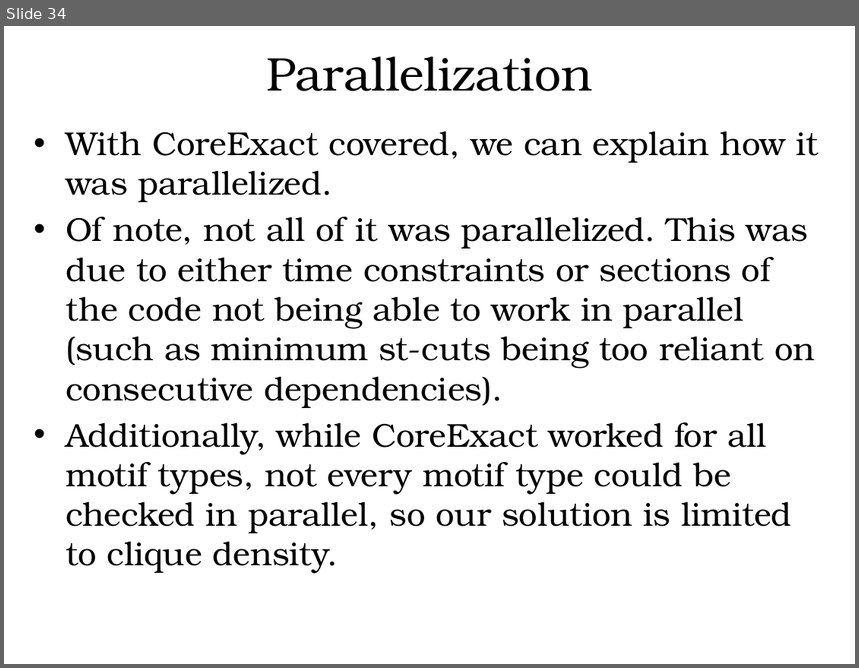
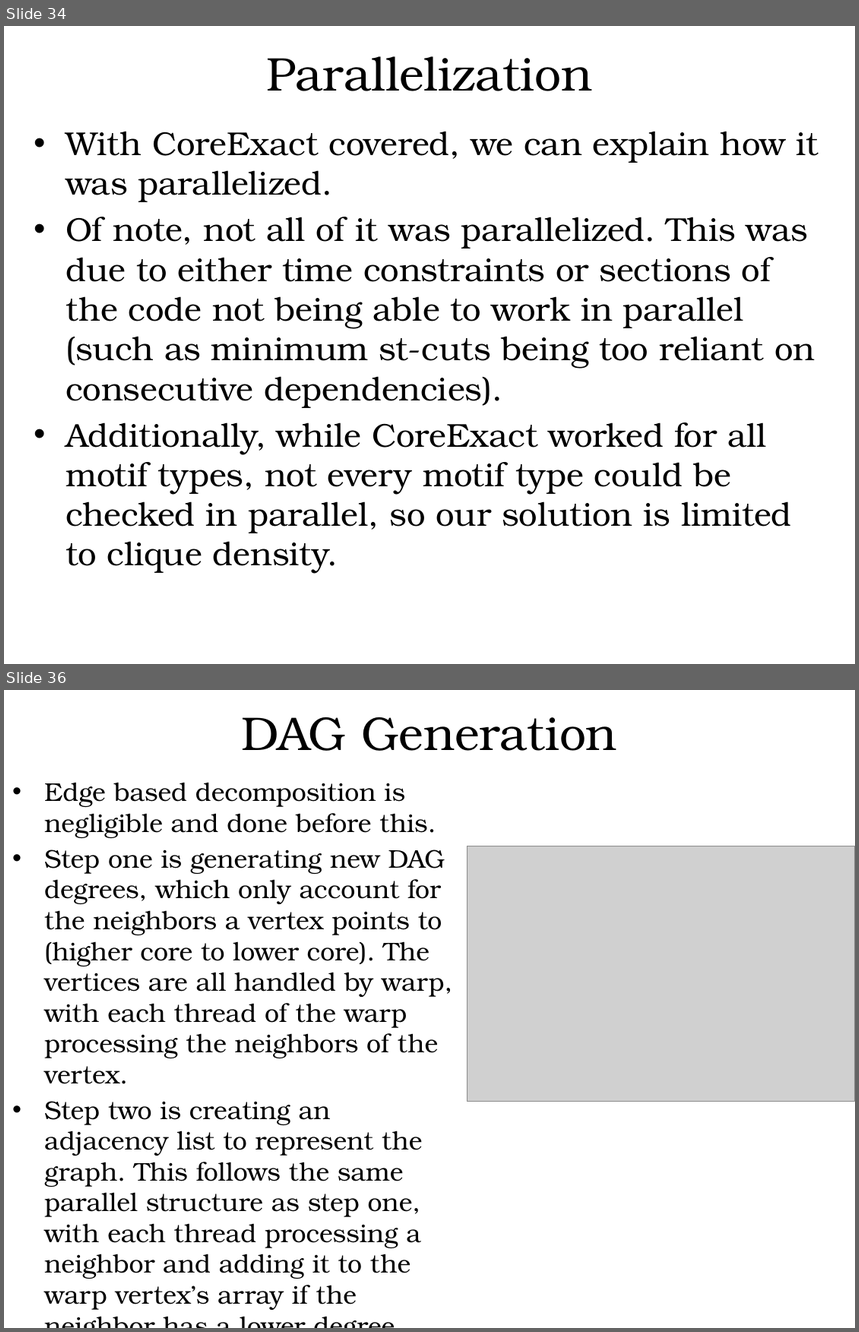
Before and after one commit to hgareau/DensestSubgraphDiscovery, a slide deck: Thesis Defense Presentation.pptx. Shown one above the other, each under a label of ours: slide 34 before the commit, slides 34 and 36 after it; the slides between them are not shown. The pictures are 859x668 and 859x1332 pixels, drawn with LibreOffice and Linux fonts; fonts in the diff are those of the drawing; grey boxes stand for pictures; background and template pictures are left out. Boxes give left, top, right and bottom in pixels: in the first picture for what was removed or moved away, otherwise in the second. Text is boxed around its words. In the diff, an @@ line names an element or a change of style, - is before the commit and + after.

```diff
--- a/Thesis Defense Presentation.pptx
+++ b/Thesis Defense Presentation.pptx
@@ slide 36 added at box(4, 690, 855, 1328), background #FFFFFF @@
@@ text added at box(242, 717, 617, 751), 40 pt, text #000000 @@
+DAG Generation
@@ text added at box(44, 782, 452, 1310), 21.7 pt, text #000000 @@
+• Edge based decomposition is negligible and done before this.
+• Step one is generating new DAG degrees, which only account for the neighbors a vertex points to (higher core to lower core). The vertices are all handled by warp, with each thread of the warp processing the neighbors of the vertex.
+• Step two is creating an adjacency list to represent the graph. This follows the same parallel structure as step one, with each thread processing a neighbor and adding it to the warp vertex’s array if the neighbor has a lower degree.
@@ picture added at box(467, 846, 855, 1101) @@
```
Also in this commit, not shown: 12 other slides added, 4 slides removed, 1 other file.
